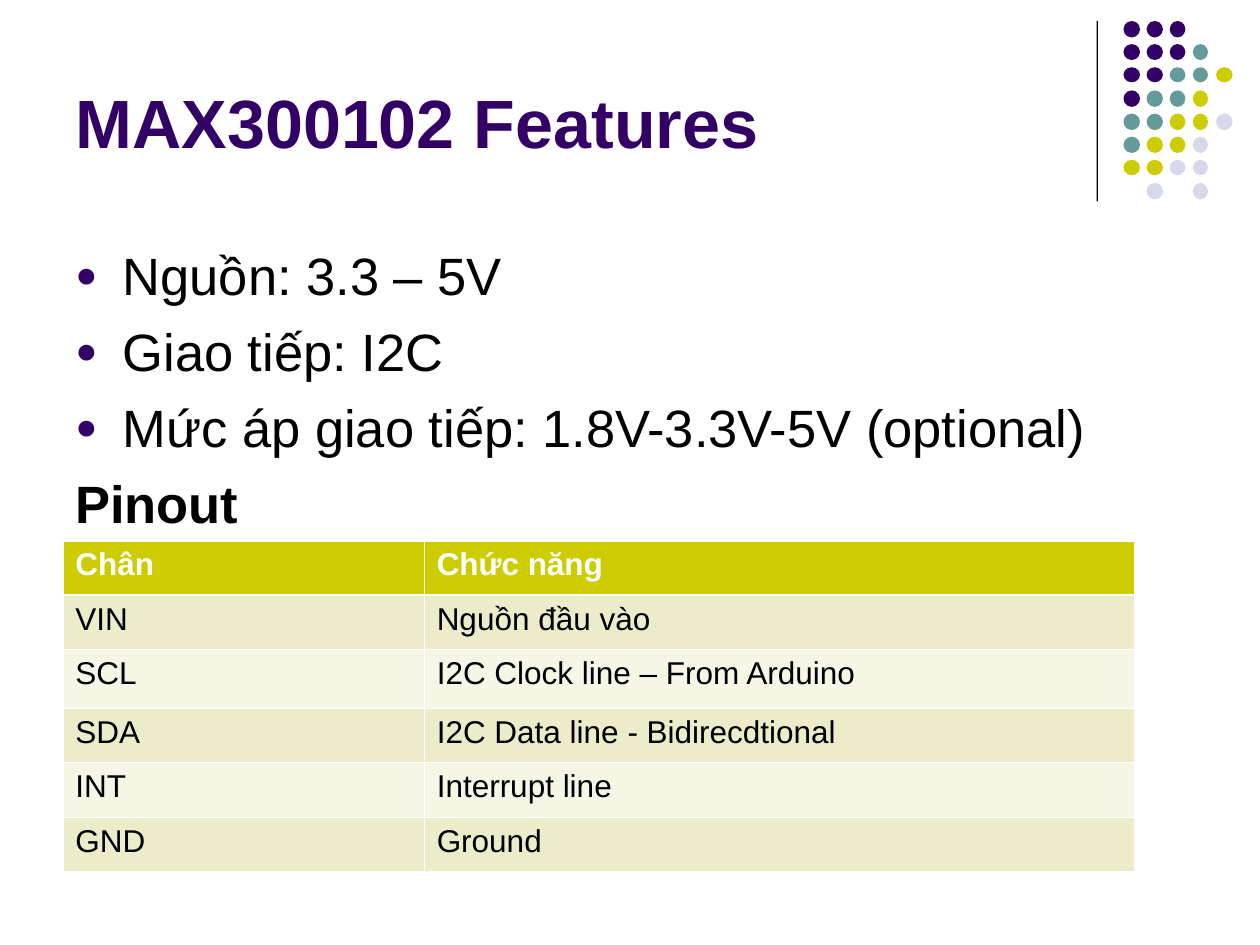
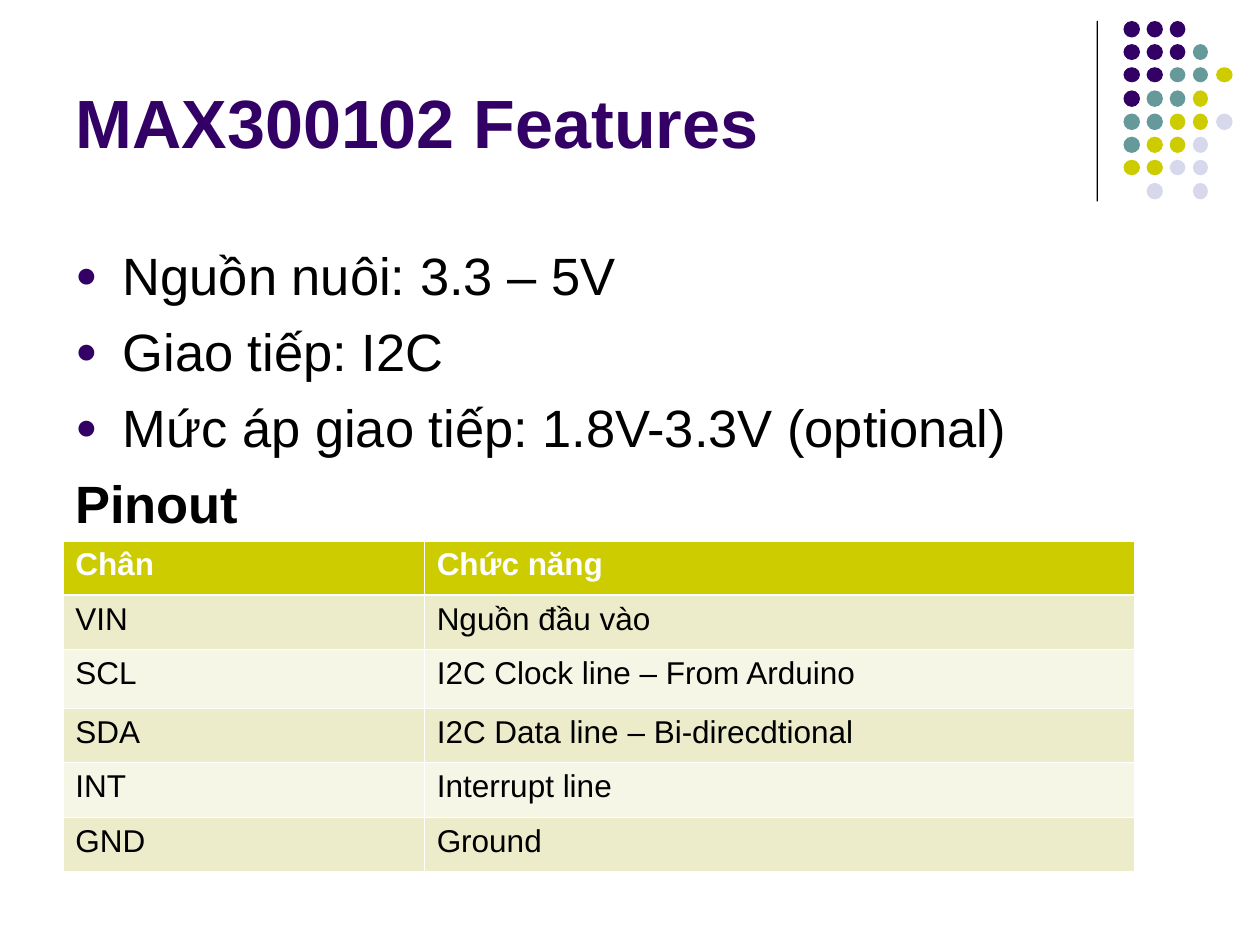
Before and after one commit to kmtekvn/hi-tech, a slide deck: slide 6 of 01.slides/Buoi 3,4- Sensor Driver/01 - Giao tiếp cảm biến.ppt. Drawn at 1260x945 pixels with LibreOffice and Linux fonts; fonts in the diff are those of the drawing. Boxes give left, top, right and bottom in pixels: in the first picture for what was removed or moved away, otherwise in the second. Text is boxed around its words. In the diff, an @@ line names an element or a change of style, - is before the commit and + after.

```diff
--- a/01.slides/Buoi 3,4- Sensor Driver/01 - Giao tiếp cảm biến.ppt
+++ b/01.slides/Buoi 3,4- Sensor Driver/01 - Giao tiếp cảm biến.ppt
@@ text at (123,254,615,306): text changed @@
-● Nguồn: 3.3 – 5V
+● Nguồn nuôi: 3.3 – 5V
@@ text at (123,406,1006,458): text changed @@
-● Mức áp giao tiếp: 1.8V-3.3V-5V (optional)
+● Mức áp giao tiếp: 1.8V-3.3V (optional)
@@ table at (63,541,1134,871) @@
-row 4, column 2: I2C Data line - Bidirecdtional
+row 4, column 2: I2C Data line – Bi-direcdtional
```
Also in this commit, not shown: 3 other files.
